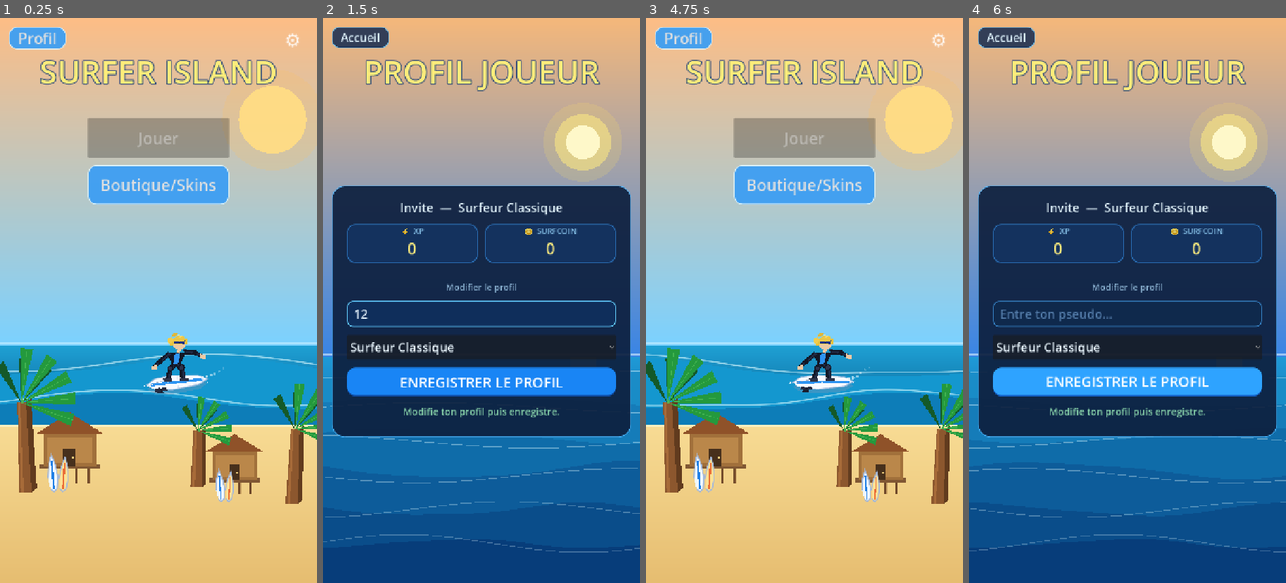
Above: before the commit, frames 1-4 (left to right).
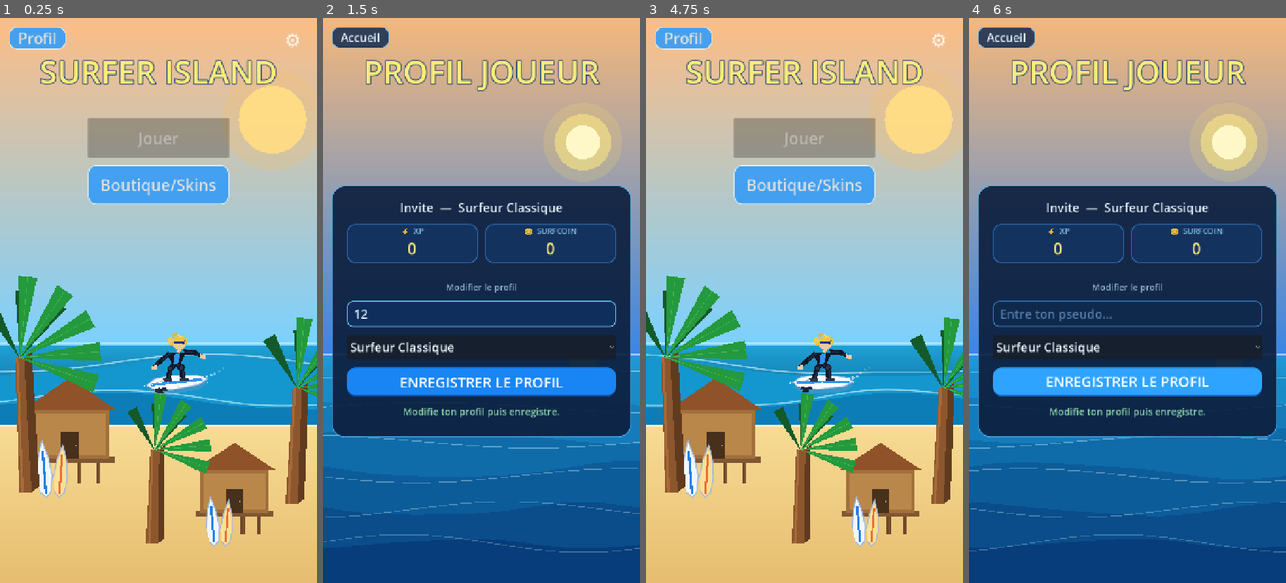
Above: after the commit, the same moments.

Repository: ClemL06/SurfGame
Game: Godot game, scene res://scenes/ui/MainMenu.tscn
The game is run twice, just before and just after one commit, with the same random seed, the same clock (stepped at 60 frames per second) and the same inputs.
Inputs (mouse positions are in pixels of both pictures, inside the frame that each line leads up to):
- Up to frame 1 (0.25 s): no input
- Up to frame 2 (1.5 s): click (500, 362) at 0.5 s; click (481, 311) at 1.27 s; type "12" at 1.35 s
- Up to frame 3 (4.75 s): tap Enter (ui_accept) at 2, 2.27, 3.02, 4.52 s; move the mouse to (874, 272) at 2.02 s; hold Right (ui_right) 2.03-2.78 s; click (874, 272) at 2.17 s; move the mouse to (741, 328) at 2.77 s; hold Down (ui_down) 2.78-3.53 s; move the mouse to (836, 176) at 3.52 s; hold Right (ui_right) 3.53-4.28 s; move the mouse to (788, 413) at 4.27 s; hold Up (ui_up) from 4.28 s (still down); click (788, 413) at 4.42 s
- Up to frame 4 (6 s): release Up (ui_up) at 5 s; click (1146, 362) at 5 s; move the mouse to (1222, 385) at 5.77 s; hold Left (ui_left) from 5.78 s (still down)

The runs differ from the first frame. In frame 1, 14% of the frame differs, in the area x 0-100%, y 45-94%; in frame 2, nothing differs; in frame 3, 14%; in frame 4, nothing differs.

Commit message:
palmier et maison agrandit

Diff:
--- a/nouveau-projet-de-jeu/scripts/ui/main_menu.gd
+++ b/nouveau-projet-de-jeu/scripts/ui/main_menu.gd
@@ -61,11 +61,11 @@
 	_draw_home_wave_band(size, size.y * 0.68, 18.0, 150.0, 0.92, Color(0.05, 0.49, 0.72), Color(0.90, 1.0, 1.0, 0.58), size.y * 0.72)
 	draw_rect(Rect2(Vector2(0.0, size.y * 0.72), Vector2(size.x, 4.0)), Color(1.0, 0.97, 0.82, 0.70))
 
-	_draw_hut(Vector2(size.x * 0.22, size.y * 0.82), 1.0)
-	_draw_hut(Vector2(size.x * 0.74, size.y * 0.84), 0.85)
-	_draw_palm(Vector2(size.x * 0.08, size.y * 0.84), 1.2, -0.12)
-	_draw_palm(Vector2(size.x * 0.92, size.y * 0.86), 1.0, 0.14)
-	_draw_palm(Vector2(size.x * 0.62, size.y * 0.83), 0.75, 0.08)
+	_draw_hut(Vector2(size.x * 0.22, size.y * 0.82), 1.5)
+	_draw_hut(Vector2(size.x * 0.74, size.y * 0.91), 1.3)
+	_draw_palm(Vector2(size.x * 0.08, size.y * 0.84), 1.8, -0.12)
+	_draw_palm(Vector2(size.x * 0.92, size.y * 0.86), 1.55, 0.14)
+	_draw_palm(Vector2(size.x * 0.48, size.y * 0.93), 1.25, 0.08)
 	_draw_home_surfer(Vector2(size.x * 0.56, size.y * 0.61), sin(Time.get_ticks_msec() * 0.0016) * 0.12)
 
 func _draw_hut(base: Vector2, scale_factor: float) -> void:
